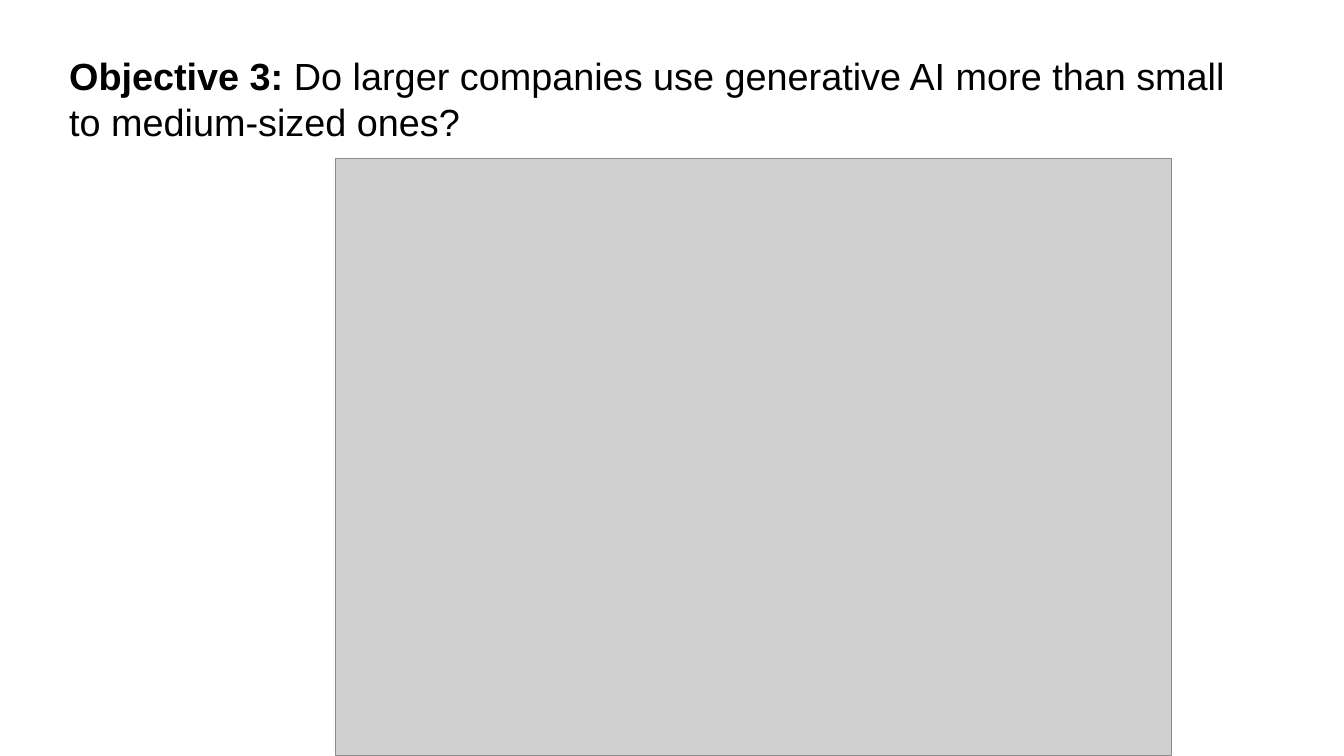
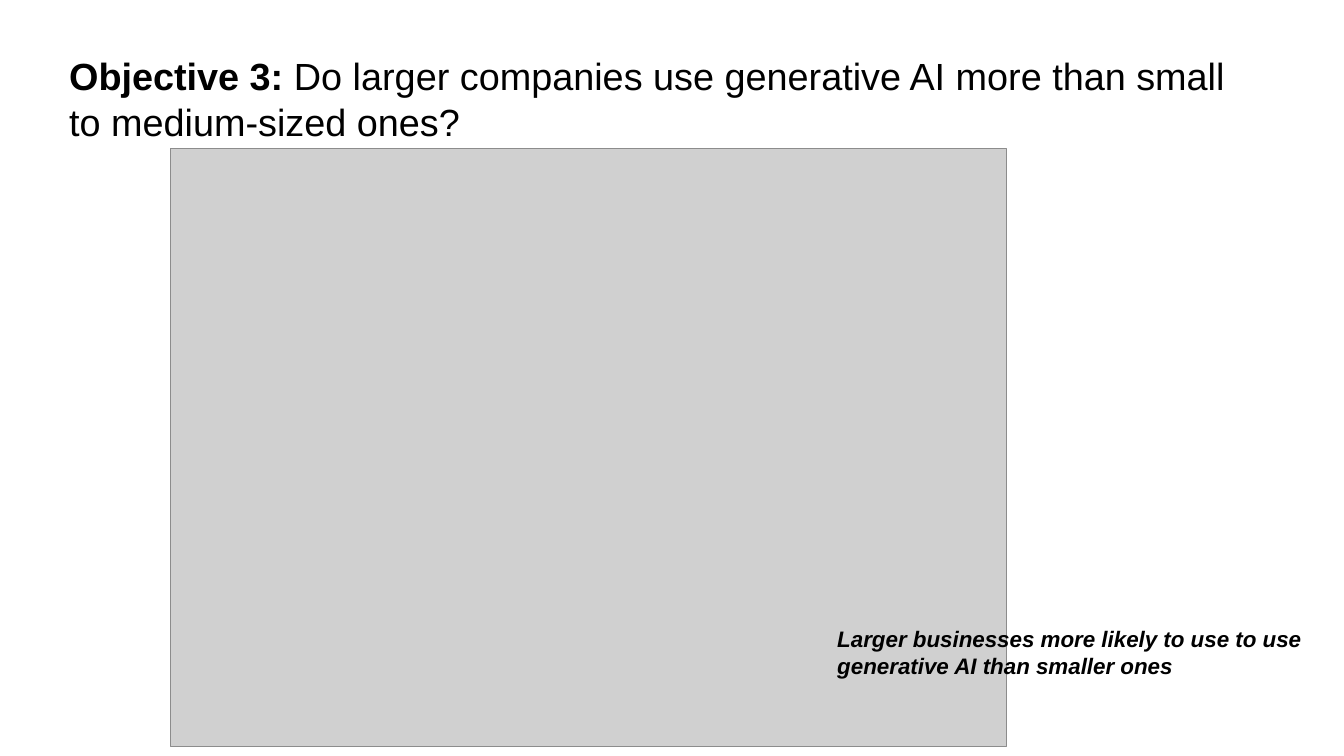
Before and after one commit to rajprasadshrestha/groupassignments, a slide deck: slide 11 of bigdatafundamentals/Presentation5.pptx. Drawn at 1344x756 pixels with LibreOffice and Linux fonts; fonts in the diff are those of the drawing; grey boxes stand for pictures. Boxes give left, top, right and bottom in pixels: in the first picture for what was removed or moved away, otherwise in the second. Text is boxed around its words. In the diff, an @@ line names an element or a change of style, - is before the commit and + after.

```diff
--- a/bigdatafundamentals/Presentation5.pptx
+++ b/bigdatafundamentals/Presentation5.pptx
@@ picture: place and size @@
-picture at box(336, 159, 1172, 756)
+picture at box(170, 149, 1006, 746)
@@ text added at box(837, 630, 1301, 679), 16 pt, text #000000, bold, italic @@
+Larger businesses more likely to use to use generative AI than smaller ones
```
Also in this commit, not shown: 8 other slides changed, 43 other files.
